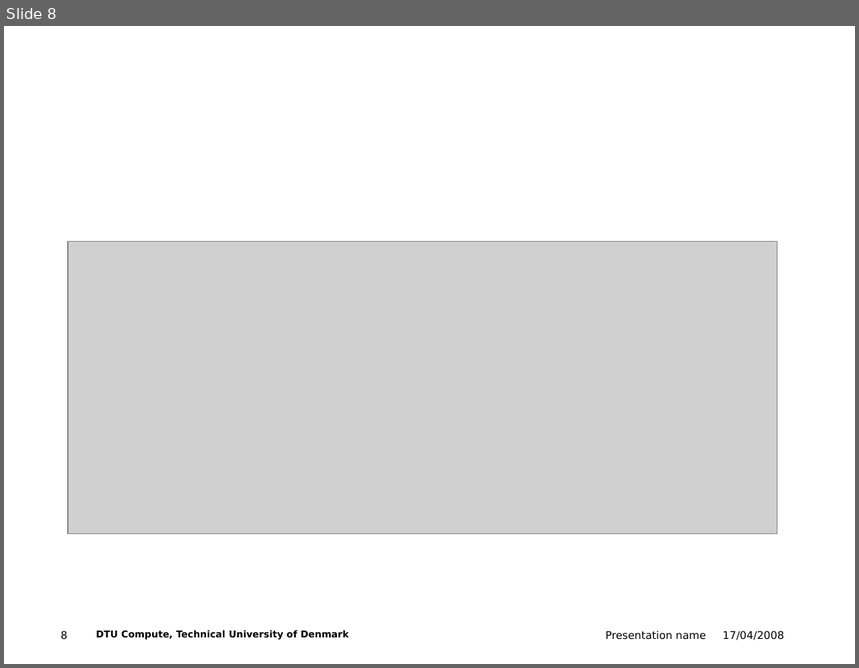
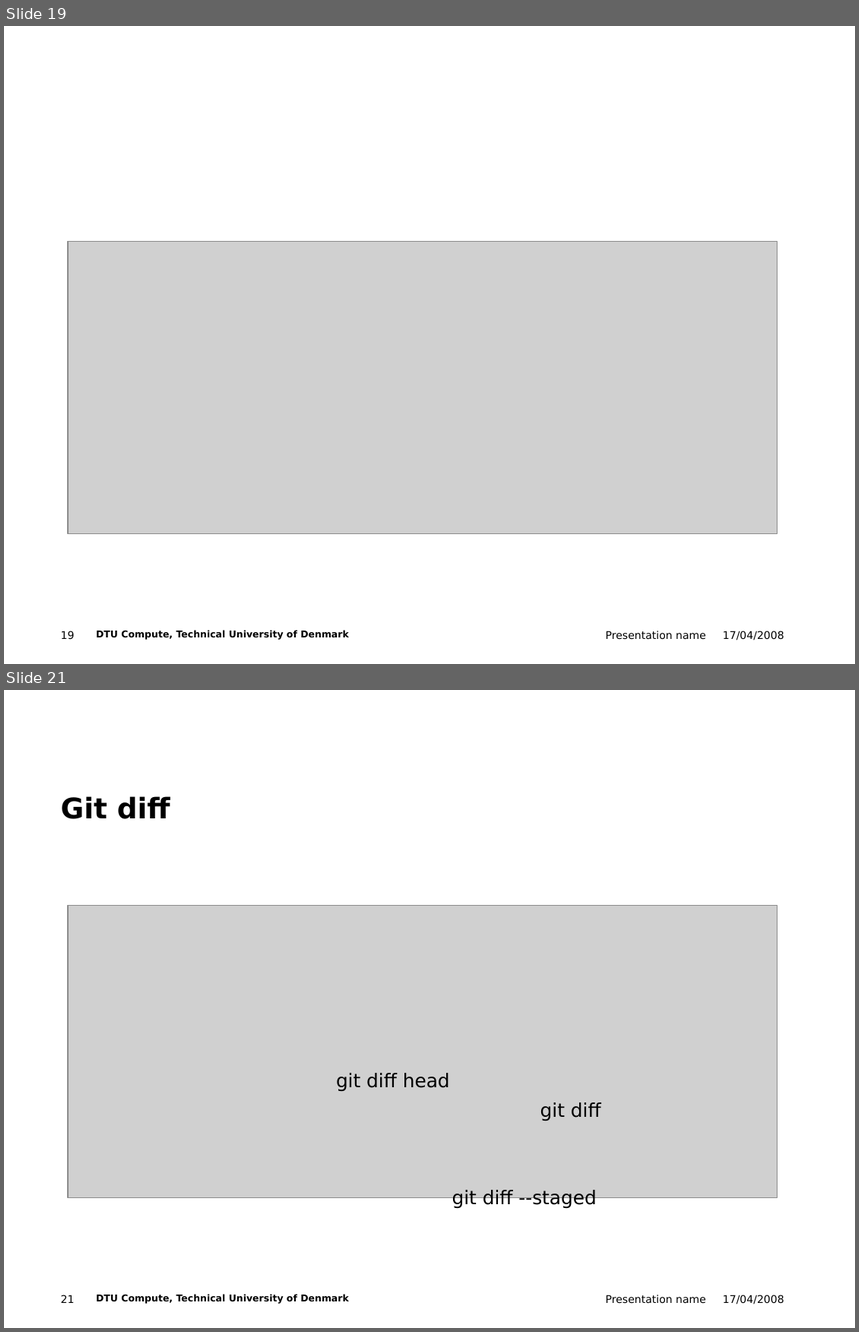
Before and after one commit to tsal-dtu/ws4_version_control_git, a slide deck: version_control_git.pptx. Shown one above the other, each under a label of ours: slide 8 before the commit, slides 19 and 21 after it; the slides between them are not shown. The pictures are 859x668 and 859x1332 pixels, drawn with LibreOffice and Linux fonts; fonts in the diff are those of the drawing; grey boxes stand for pictures; background and template pictures are left out. Boxes give left, top, right and bottom in pixels: in the first picture for what was removed or moved away, otherwise in the second. Text is boxed around its words. In the diff, an @@ line names an element or a change of style, - is before the commit and + after.

```diff
--- a/version_control_git.pptx
+++ b/version_control_git.pptx
@@ slide 21 added at bbox=[4, 690, 855, 1328], background #FFFFFF; not listed: 4 template elements that a slide beside it also shows @@
@@ title added at bbox=[61, 796, 170, 819], 24 pt, text #000000, bold @@
+Git diff
@@ picture added at bbox=[68, 905, 777, 1198] @@
@@ text added at bbox=[336, 1073, 450, 1091], 16 pt, text #000000 @@
+git diff head
@@ text added at bbox=[541, 1103, 601, 1121], 16 pt, text #000000 @@
+git diff
@@ text added at bbox=[452, 1190, 597, 1210], 16 pt, text #000000 @@
+git diff --staged
@@ what was slide 8 is now slide 19 @@
@@ page number at bbox=[61, 631, 75, 640]: text changed @@
-8
+19
```
Also in this commit, not shown: 33 other slides added, 2 slides removed, 1 other file.
